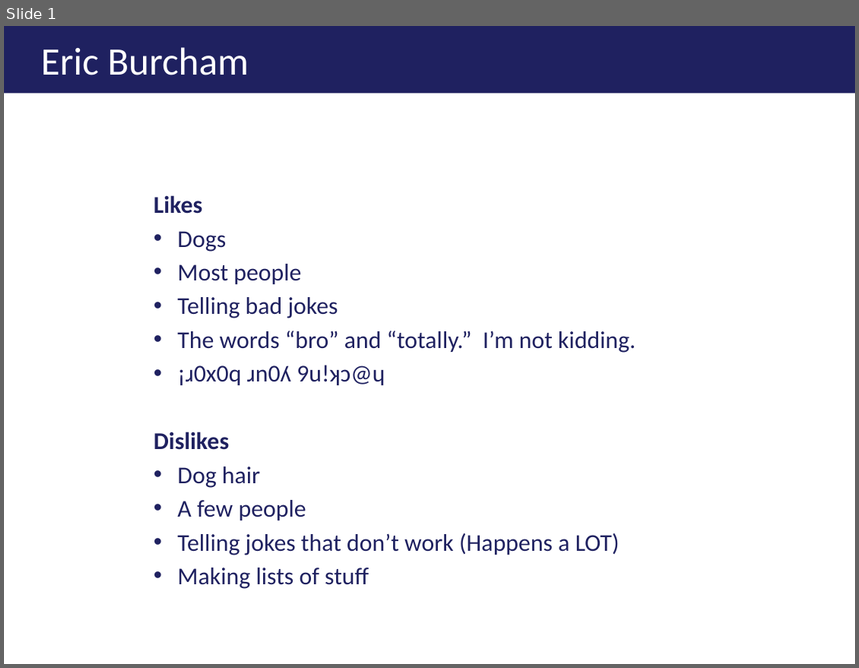
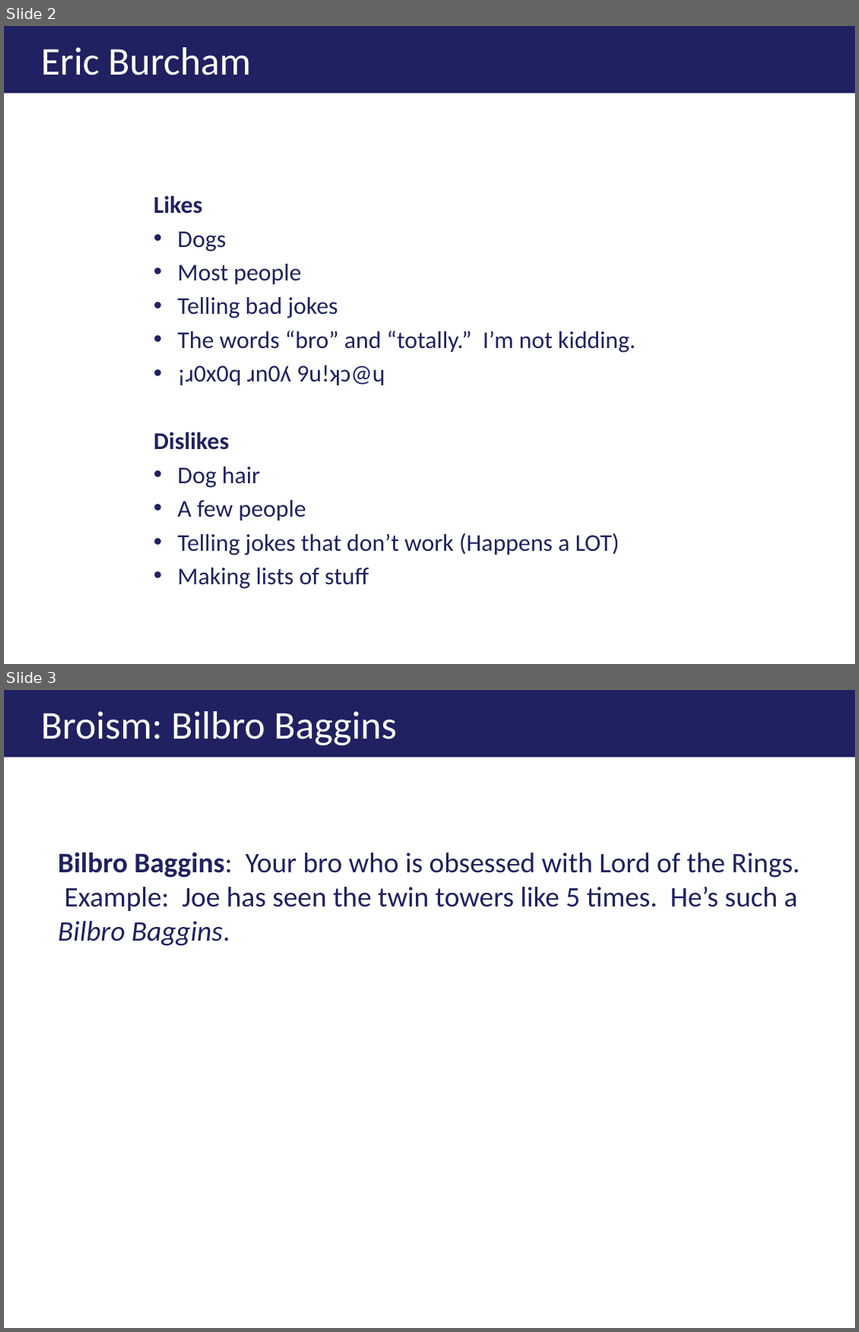
Before and after one commit to ericburcham/THasyINKnc, a slide deck: Presentation/THasINKync - 4x3.pptx. Shown one above the other, each under a label of ours: slide 1 before the commit, slides 2 and 3 after it. The pictures are 859x668 and 859x1332 pixels, drawn with LibreOffice and Linux fonts; fonts in the diff are those of the drawing; background and template pictures are left out. Boxes give left, top, right and bottom in pixels: in the first picture for what was removed or moved away, otherwise in the second. Text is boxed around its words. In the diff, an @@ line names an element or a change of style, - is before the commit and + after.

Commit message:
Updated powerpoint presentations.

```diff
--- a/Presentation/THasINKync - 4x3.pptx
+++ b/Presentation/THasINKync - 4x3.pptx
@@ slide 3 added at box(4, 690, 855, 1328), background #FFFFFF @@
@@ title added at box(4, 690, 855, 757), fill #1F2160, 25 pt, text #FFFFFF @@
+Broism: Bilbro Baggins
@@ text added at box(58, 852, 800, 946), 18 pt, text #1F2160 @@
+Bilbro Baggins: Your bro who is obsessed with Lord of the Rings. Example: Joe has seen the twin towers like 5 times. He’s such a Bilbro Baggins.
@@ what was slide 1 is now slide 2 @@
@@ slide 2 changed as well @@
@@ title "Eric Burcham" at box(4, 26, 855, 93): size 24.8 to 25 pt; indent changed @@
```
Also in this commit, not shown: 33 other slides changed, 1 other slide added, 2 slides removed, 1 other file.
